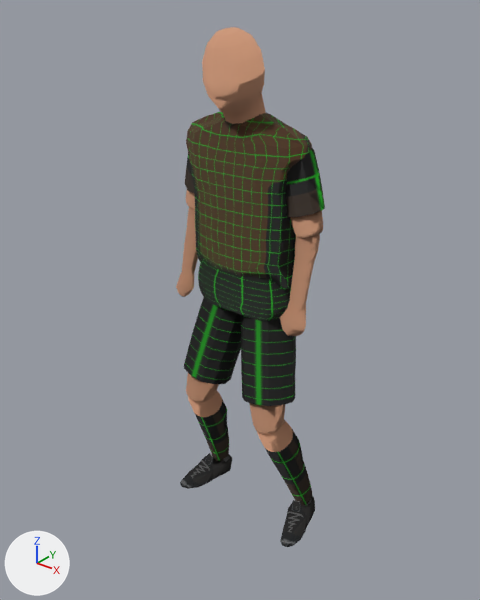
What one commit did to the glTF model src/main/assets/player_base.glb.
Before and after are seen from a 50 mm lens placed at (1.322, -1.7, 1.968), pointed at (0.019, -0.071, 0.958). The lights are fixed; the arrows at lower left show +X, +Y and +Z. The first picture is the older version.

Names of what the first picture shows: 'body', 'left_ankle', 'left_elbow', 'left_knee', 'left_shoulder', 'left_thigh', 'middle', 'neck', 'right_ankle', 'right_elbow', 'right_knee', 'right_shoulder', 'right_thigh'.
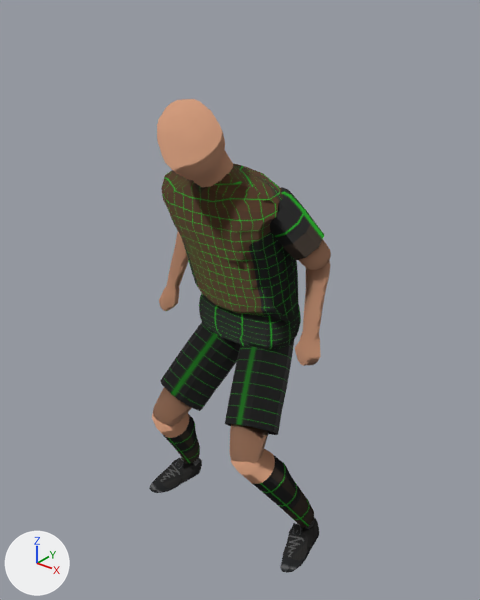
ob_player is not drawn itself; it is the parent of ob_body.

Changed parts and their boxes [x1, y1, x2, y2] in the pictures (480 x 600 px):
'middle', moved, turned
    before: [186, 112, 312, 290]
    after: [161, 164, 298, 322]
'neck', moved, turned
    before: [202, 27, 266, 124]
    after: [157, 99, 233, 187]
'left_thigh', moved, turned
    before: [241, 315, 296, 433]
    after: [225, 340, 294, 463]
'body', moved
    before: [198, 259, 291, 321]
    after: [199, 293, 301, 349]
'right_thigh', moved, turned
    before: [184, 297, 241, 402]
    after: [153, 322, 240, 427]
'left_shoulder', moved, turned
    before: [286, 148, 325, 238]
    after: [270, 187, 331, 270]
'left_knee', moved, turned
    before: [257, 419, 312, 505]
    after: [231, 449, 314, 527]
'left_elbow', moved, turned
    before: [280, 234, 320, 336]
    after: [295, 260, 330, 366]
'right_knee', moved, turned
    before: [188, 390, 229, 461]
    after: [152, 413, 200, 464]
'left_ankle', moved, turned
    before: [280, 495, 315, 547]
    after: [280, 518, 319, 573]
'right_elbow', moved, turned
    before: [176, 207, 198, 297]
    after: [159, 232, 188, 311]
'right_ankle', moved, turned
    before: [180, 453, 232, 489]
    after: [149, 457, 202, 493]
'right_shoulder', moved, turned (not visible afterwards)
    before: [185, 153, 195, 209]

The edits, one by one:
Object 'player' (ob_player) moves from (0.0, 0.0, -0.04) to (0.0, 0.0, -0.16).
Object 'middle' (ob_middle) turns from (-5.4, 0, 0) to (13, 0, 0) degrees about x, y and z.
Object 'left_shoulder' (ob_left_shoulder) turns from (11, -9.6, -34) to (20, -19, -17) degrees about x, y and z.
Object 'left_elbow' (ob_left_elbow) turns from (-20, 0, 0) to (-49, 0, 0) degrees about x, y and z.
Object 'right_shoulder' (ob_right_shoulder) turns from (11, 9.6, 34) to (20, 19, 17) degrees about x, y and z.
Object 'right_elbow' (ob_right_elbow) turns from (-20, 0, 0) to (-49, 0, 0) degrees about x, y and z.
Object 'left_thigh' (ob_left_thigh) turns from (-18, -9.3, 6.6) to (-43, -17, 3.4) degrees about x, y and z.
Object 'left_knee' (ob_left_knee) turns from (36, 0, 0) to (71, 0, 0) degrees about x, y and z.
Object 'left_ankle' (ob_left_ankle) turns from (-22, 4.4, 6) to (-31, 6.8, 4.3) degrees about x, y and z.
Object 'right_thigh' (ob_right_thigh) turns from (-18, 9.3, -6.6) to (-43, 17, -3.4) degrees about x, y and z.
Object 'right_knee' (ob_right_knee) turns from (36, 0, 0) to (71, 0, 0) degrees about x, y and z.
Object 'right_ankle' (ob_right_ankle) turns from (-22, -4.4, -6) to (-31, -6.8, -4.3) degrees about x, y and z.
